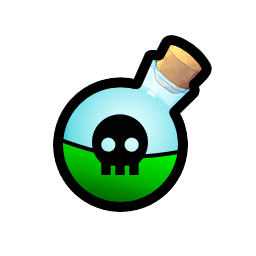
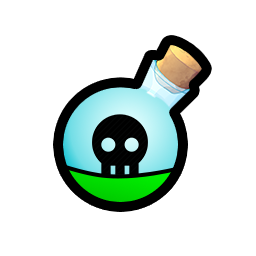
Layered file, before and after one edit (256x256). Changes by layer:
added group "Level" with 10 layers in group "Group 2" over (x1=53, y1=136, x2=188, y2=202)
added layer "30" in group "Level" over (x1=53, y1=147, x2=188, y2=202)
added layer "20" in group "Level" over (x1=53, y1=154, x2=188, y2=202)
renamed "Shape 1" to "10", moved it into group "Level", painted on it over (x1=53, y1=136, x2=188, y2=202)
painted on "Ellipse 1 copy" over (x1=63, y1=137, x2=188, y2=202)
